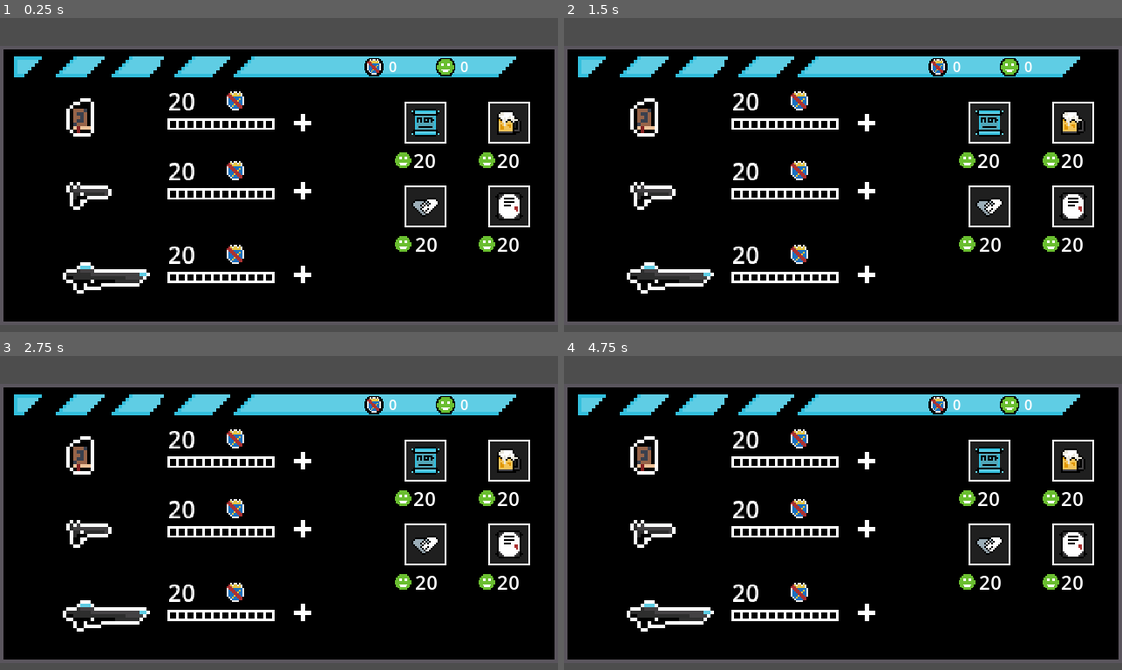
Above: before the commit, frames 1-4 (two rows, left to right).
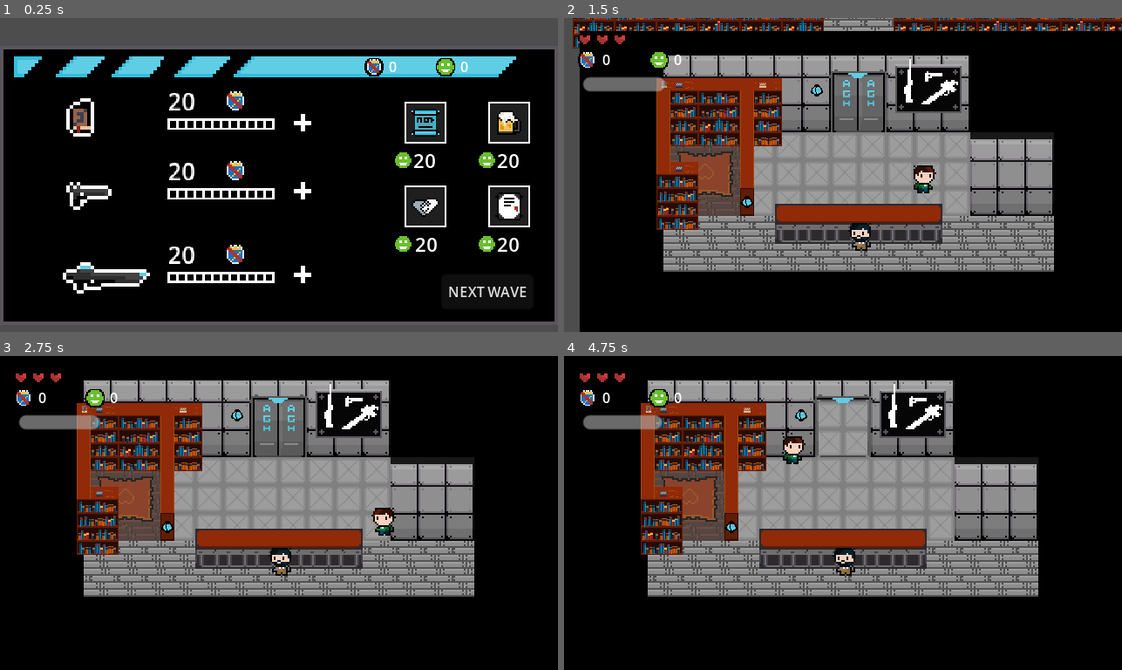
Above: after the commit, the same moments.

Repository: badzianga/SteelworksHiTechGame
Game: Godot game, scene res://Scenes/UI/shop.tscn
Same seed, same stepped clock (60 frames per second), same inputs: the game is played once before the commit and once after it. This scene is started directly instead of the project's main scene.
Inputs (mouse positions are in pixels of both pictures, inside the frame that each line leads up to):
- Up to frame 1 (0.25 s): no input
- Up to frame 2 (1.5 s): click (1049, 291) at 0.5 s, where only the run after the commit has a clickable "NEXT WAVE"; move the mouse to (965, 159) at 1.27 s; hold D (right) from 1.28 s (still down); click (965, 159) at 1.35 s
- Up to frame 3 (2.75 s): move the mouse to (167, 528) at 2.02 s; release D (right) at 2.03 s; hold S (down) from 2.03 s (still down); click (167, 528) at 2.1 s
- Up to frame 4 (4.75 s): move the mouse to (898, 443) at 2.77 s; release S (down) at 2.78 s; hold D (right) 2.78-3.53 s; click (898, 443) at 2.85 s; move the mouse to (815, 575) at 3.52 s; hold W (up) 3.53-4.28 s; click (815, 575) at 3.6 s; move the mouse to (1010, 560) at 4.27 s; hold A (left) from 4.28 s (still down); click (1010, 560) at 4.35 s

The runs differ from the first frame. In frame 1, 0.2% of the frame differs, in the area x 80-95%, y 85-89%; in frame 2, 64%, in the area x 0-100%, y 0-100%; in frame 3, 62%; in frame 4, 62%.
Error in both runs: Invalid access to property or key 'book' on a base object of type 'Dictionary'. (res://Scenes/UI/shop.gd:22)

Commit message:
Changes - maybe work

Diff:
--- /dev/null
+++ b/Scenes/Enemies/npc.gd
@@ -0,0 +1,18 @@
+extends CharacterBody2D
+
+const sprites := [
+	preload("res://Assets/Entities/Npc/npc_1.png"),
+	preload("res://Assets/Entities/Npc/npc_2.png"),
+	preload("res://Assets/Entities/Npc/npc_3.png"),
+	preload("res://Assets/Entities/Npc/npc_4.png"),
+]
+
+
+func _ready() -> void:
+	$Sprite.texture = sprites.pick_random()
+
+
+func _on_detect_area_entered(_area: Area2D) -> void:
+	print("Collected book: ", GameController.player.collected_book)
+	if GameController.player.collected_book:
+		GameController.finish_wave()
--- a/Scenes/Enemies/Npc.tscn
+++ b/Scenes/Enemies/npc.tscn
@@ -1,16 +1,17 @@
-[gd_scene load_steps=8 format=3 uid="uid://cca4g8agxnvve"]
+[gd_scene load_steps=11 format=3 uid="uid://cca4g8agxnvve"]
 
-[ext_resource type="Texture2D" uid="uid://daapaqeluurji" path="res://Assets/Entities/Npc/npc_1.png" id="2_3erwg"]
-[ext_resource type="Shader" path="res://Resources/Shaders/flash.gdshader" id="2_h8bja"]
+[ext_resource type="Script" path="res://Scenes/Enemies/npc.gd" id="1_4oa30"]
+[ext_resource type="Shader" path="res://Resources/Shaders/flash.gdshader" id="2_vv0vi"]
+[ext_resource type="Texture2D" uid="uid://daapaqeluurji" path="res://Assets/Entities/Npc/npc_1.png" id="3_d25an"]
 
 [sub_resource type="ShaderMaterial" id="ShaderMaterial_moi6k"]
 resource_local_to_scene = true
-shader = ExtResource("2_h8bja")
+shader = ExtResource("2_vv0vi")
 shader_parameter/flash_color = Color(1, 0, 0, 1)
 shader_parameter/flash_state = 0.0
 
 [sub_resource type="RectangleShape2D" id="RectangleShape2D_ohu0p"]
-size = Vector2(10, 4)
+size = Vector2(11, 4)
 
 [sub_resource type="Animation" id="Animation_b7f5s"]
 length = 0.001
@@ -25,6 +26,23 @@
 "transitions": PackedFloat32Array(1),
 "update": 1,
 "values": [0]
+}
+
+[sub_resource type="Animation" id="Animation_w3oqe"]
+resource_name = "idle"
+length = 0.4
+loop_mode = 1
+tracks/0/type = "value"
+tracks/0/imported = false
+tracks/0/enabled = true
+tracks/0/path = NodePath("Sprite:frame")
+tracks/0/interp = 1
+tracks/0/loop_wrap = true
+tracks/0/keys = {
+"times": PackedFloat32Array(0, 0.2),
+"transitions": PackedFloat32Array(1, 1),
+"update": 1,
+"values": [0, 1]
 }
 
 [sub_resource type="Animation" id="Animation_i6c3x"]
@@ -48,24 +66,39 @@
 [sub_resource type="AnimationLibrary" id="AnimationLibrary_fde1w"]
 _data = {
 "RESET": SubResource("Animation_b7f5s"),
+"idle": SubResource("Animation_w3oqe"),
 "run": SubResource("Animation_i6c3x")
 }
 
-[node name="Npc" type="CharacterBody2D"]
+[sub_resource type="RectangleShape2D" id="RectangleShape2D_f8iyl"]
+size = Vector2(100, 60)
+
+[node name="NPC" type="CharacterBody2D"]
 motion_mode = 1
+script = ExtResource("1_4oa30")
 
 [node name="Sprite" type="Sprite2D" parent="."]
 material = SubResource("ShaderMaterial_moi6k")
 position = Vector2(0, -4)
-texture = ExtResource("2_3erwg")
+texture = ExtResource("3_d25an")
+flip_h = true
 hframes = 8
 
 [node name="CollisionShape" type="CollisionShape2D" parent="."]
-position = Vector2(0, 2)
+position = Vector2(0.5, 2)
 shape = SubResource("RectangleShape2D_ohu0p")
 
 [node name="AnimationPlayer" type="AnimationPlayer" parent="."]
 libraries = {
 "": SubResource("AnimationLibrary_fde1w")
 }
-autoplay = "run"
+autoplay = "idle"
+
+[node name="Detect" type="Area2D" parent="."]
+collision_layer = 0
+collision_mask = 32
+
+[node name="CollisionShape" type="CollisionShape2D" parent="Detect"]
+shape = SubResource("RectangleShape2D_f8iyl")
+
+[connection signal="area_entered" from="Detect" to="." method="_on_detect_area_entered"]
--- a/Scenes/Maps/room_0.tscn
+++ b/Scenes/Maps/room_0.tscn
@@ -1,14 +1,15 @@
-[gd_scene load_steps=16 format=3 uid="uid://depthu6t38i1i"]
+[gd_scene load_steps=17 format=3 uid="uid://depthu6t38i1i"]
 
 [ext_resource type="TileSet" uid="uid://c6vtajlqadjm8" path="res://Resources/TileSets/floors.tres" id="1_ntvxu"]
 [ext_resource type="PackedScene" uid="uid://cl5dr7hvsd7uu" path="res://Scenes/Environment/bookshelf_top.tscn" id="2_uwl50"]
 [ext_resource type="Texture2D" uid="uid://debcd1f1dgpxf" path="res://Assets/Environment/wall_weapons.png" id="2_xw1m6"]
 [ext_resource type="PackedScene" uid="uid://wbce6g434pt8" path="res://Scenes/Environment/bookshelf.tscn" id="3_b2jwr"]
 [ext_resource type="PackedScene" uid="uid://v55vliv3w5uk" path="res://Scenes/Environment/door.tscn" id="3_mme2l"]
-[ext_resource type="PackedScene" uid="uid://clmh8mqgt3owe" path="res://Scenes/Environment/lamp.tscn" id="5_k2ck2"]
+[ext_resource type="PackedScene" path="res://Scenes/Environment/lamp.tscn" id="5_k2ck2"]
 [ext_resource type="PackedScene" uid="uid://u76wa83muvlu" path="res://Scenes/Environment/bookshelf_side.tscn" id="6_xkksf"]
 [ext_resource type="PackedScene" uid="uid://dw5gu5wq2um11" path="res://Scenes/Maps/portal.tscn" id="8_umohk"]
 [ext_resource type="PackedScene" uid="uid://xwoj3qa43i2x" path="res://Scenes/Enemies/player_detection_area.tscn" id="9_wopgg"]
+[ext_resource type="PackedScene" uid="uid://cca4g8agxnvve" path="res://Scenes/Enemies/npc.tscn" id="10_bcl8o"]
 
 [sub_resource type="RectangleShape2D" id="RectangleShape2D_f3uh2"]
 size = Vector2(138, 19)
@@ -170,3 +171,7 @@
 offset_right = 160.0
 offset_bottom = -76.0
 color = Color(0, 0, 0, 1)
+
+[node name="NPC" parent="." instance=ExtResource("10_bcl8o")]
+z_index = 2
+position = Vector2(0, 32)
--- a/Scenes/Player/player.tscn
+++ b/Scenes/Player/player.tscn
@@ -158,6 +158,7 @@
 collision_layer = 0
 motion_mode = 1
 script = ExtResource("1_5whdu")
+speed = 192.0
 
 [node name="Sprite" type="Sprite2D" parent="."]
 material = SubResource("ShaderMaterial_yl72a")
--- a/Scenes/UI/shop.gd
+++ b/Scenes/UI/shop.gd
@@ -190,3 +190,7 @@
 
 func _on_ability_4_mouse_exited() -> void:
 	popup7.queue_free()
+
+
+func _on_next_wave_pressed() -> void:
+	GameController.go_to_world()
--- a/Scenes/UI/shop.tscn
+++ b/Scenes/UI/shop.tscn
@@ -300,6 +300,16 @@
 theme_override_font_sizes/font_size = 8
 text = "100"
 vertical_alignment = 1
+
+[node name="NextWave" type="Button" parent="."]
+offset_left = 93.0
+offset_top = 51.0
+offset_right = 146.0
+offset_bottom = 71.0
+focus_mode = 0
+mouse_default_cursor_shape = 2
+theme_override_font_sizes/font_size = 8
+text = "NEXT WAVE"
 
 [connection signal="mouse_entered" from="Weapons/Upgrade_1/Btn" to="." method="_on_btn_1_mouse_entered"]
 [connection signal="mouse_exited" from="Weapons/Upgrade_1/Btn" to="." method="_on_btn_1_mouse_exited"]
@@ -322,3 +332,4 @@
 [connection signal="mouse_entered" from="Upgrades/Ability_4" to="." method="_on_ability_4_mouse_entered"]
 [connection signal="mouse_exited" from="Upgrades/Ability_4" to="." method="_on_ability_4_mouse_exited"]
 [connection signal="pressed" from="Upgrades/Ability_4" to="." method="_on_ability_4_pressed"]
+[connection signal="pressed" from="NextWave" to="." method="_on_next_wave_pressed"]
--- a/Scenes/UI/ui.gd
+++ b/Scenes/UI/ui.gd
@@ -36,3 +36,11 @@
 
 func update_reputation_points() -> void:
 	reputation_points.text = str(GameController.reputation_points)
+
+
+func get_time_left() -> float:
+	return patience_timer.time_left
+
+
+func _on_patience_timer_timeout() -> void:
+	GameController.finish_wave(false)
--- a/Scenes/UI/ui.tscn
+++ b/Scenes/UI/ui.tscn
@@ -64,3 +64,5 @@
 offset_bottom = 42.0
 max_value = 60.0
 show_percentage = false
+
+[connection signal="timeout" from="PatienceTimer" to="." method="_on_patience_timer_timeout"]
--- a/Scenes/Weapons/pistol.tscn
+++ b/Scenes/Weapons/pistol.tscn
@@ -48,7 +48,7 @@
 texture = ExtResource("1_jjmt8")
 hframes = 4
 script = ExtResource("2_ih2x3")
-damage = 3
+damage = 2
 volley = 1
 projectile_scene = ExtResource("3_i6gb4")
 
--- a/Singletons/game_controller.gd
+++ b/Singletons/game_controller.gd
@@ -145,6 +145,17 @@
 	get_tree().change_scene_to_packed(WorldScene)
 
 
+func finish_wave(found_book: bool = true) -> void:
+	if found_book:
+		var time_left := ui.get_time_left()
+		var wave_time: float = wave_info[current_wave]["time"]
+		var diff := int(wave_time - time_left)
+		reputation_points += 4 * diff
+	else:
+		reputation_points -= 50
+	call_deferred("go_to_shop")
+
+
 func reset_game() -> void:
 	weapons = WEAPONS.duplicate(true)
 	abilities = ABILITIES.duplicate(true)
